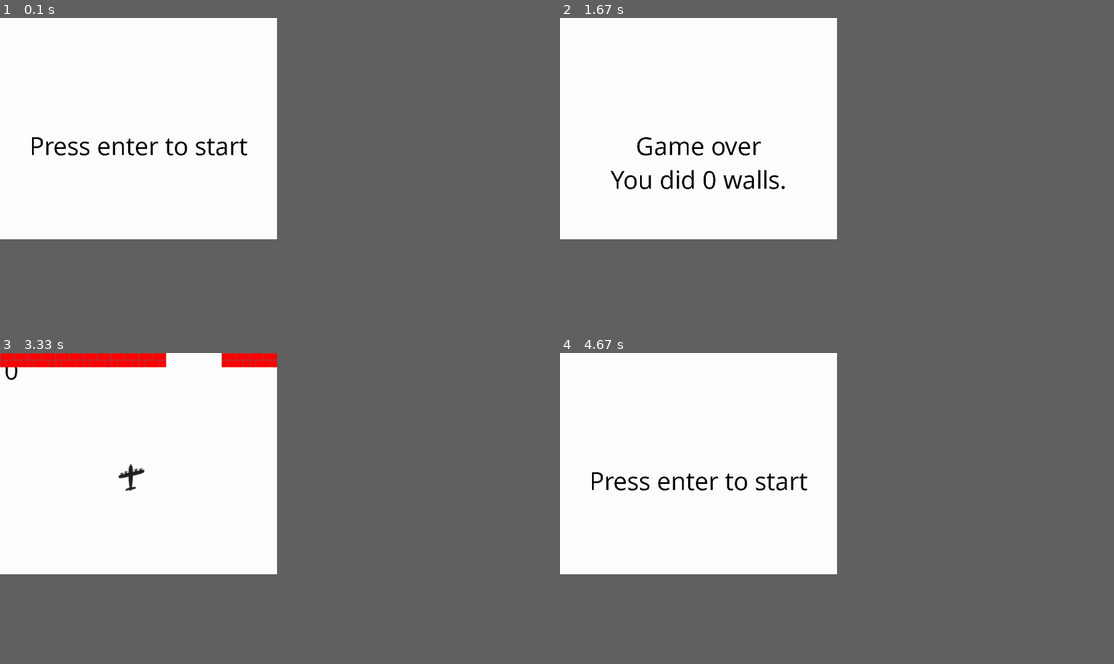
Above: before the commit, frames 1-4 (two rows, left to right).
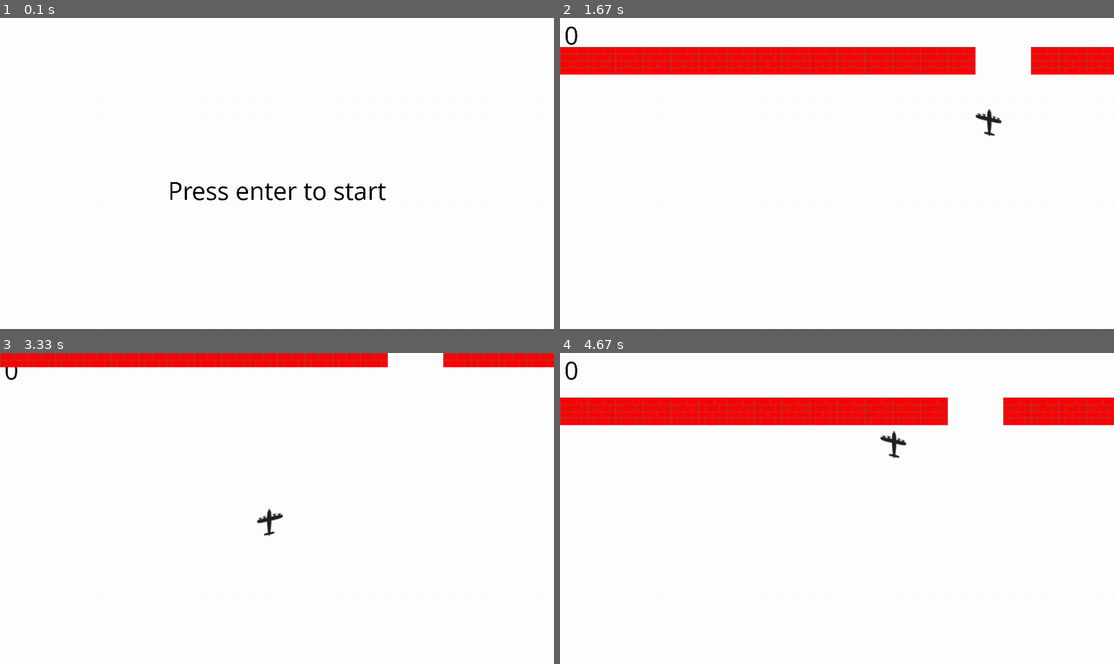
Above: after the commit, the same moments.

Repository: joseffallman/pygame_wallride
Game: pygame game, started from src/main.py
The game is run twice, just before and just after one commit, with the same random seed, the same clock (stepped at 60 frames per second) and the same inputs.
Inputs:
- Up to frame 1 (0.1 s): no input
- Up to frame 2 (1.67 s): tap Enter at 0.33 s; hold Right 0.67-1.13 s; hold Up 1.17-1.47 s; hold Right from 1.5 s (still down)
- Up to frame 3 (3.33 s): release Right at 1.97 s; hold Left 2-2.53 s; tap Enter at 2.57, 2.97 s; hold Left from 3.23 s (still down)
- Up to frame 4 (4.67 s): release Left at 3.63 s; hold Up 3.67-4.03 s; hold Right from 4.07 s (still down); tap Enter at 4.22 s
In our replay, the window is 450x360 before the commit and 900x506 after it. These sizes can differ from the game's own. Grey fills any space a smaller window leaves; there, only what the larger window draws over its background counts as a difference.

The runs differ from the first frame. In frame 1, 1.4% of the frame differs, in the area x 5-70%, y 38-59%; in frame 2, 9.2%, in the area x 0-100%, y 2-56%; in frame 3, 2.7%; in frame 4, 9.1%.

Commit message:
Refactor names and add comments

Diff:
--- a/src/gameover.py
+++ b/src/gameover.py
@@ -1,33 +1,46 @@
 import pygame
 from pygame.locals import K_RETURN
-from screens import Screen, Screens
+from page import Page, Pages
 
 
-class GameOver(Screen):
+class GameOver(Page):
     walls_completed: int
 
-    def __init__(self, all_screens, screen, font):
-        super().__init__(all_screens, screen, font)
+    def __init__(self, all_pages, screen, font):
+        super().__init__(all_pages, screen, font)
         self.walls_completed = 0
 
     def render(self, screen: pygame.Surface):
-        screen.fill((255,255,255))          # Rita ut en vit spelplan
+        # Rita ut en vit spelplan
+        screen.fill((255,255,255))
+
+        # Hämta storleken på skärmen för att senare räkna ut mitten
         screen_w, screen_h = screen.get_size()
+
+        # Bestäm vilken text som ska skrivas.
         text = "Game over"
         text2 = f"You did {self.walls_completed} walls."
+
+        # Räkna ut hur stor texten kommer bli
         text_w, text_h = self.myfont.size(text)
         text2_w, text2_h = self.myfont.size(text2)
+
+        # Skapa en bild med texten
         textsurface = self.myfont.render(text, False, (0, 0, 0))
         textsurface2 = self.myfont.render(text2, False, (0,0,0))
-        # Skapa en textrad
+
+        # Placera text-bilden på sidan
         screen.blit(textsurface,(screen_w//2-text_w/2, screen_h//2))
         screen.blit(textsurface2, (screen_w//2-text2_w/2, screen_h//2+text_h))
 
     def handle_events(self, events: list[pygame.event.Event], screen: pygame.Surface):
+        # Hantera alla tangentryckningar och touch
         for event in events:
             if event.type == pygame.QUIT:
                 pygame.quit()
                 exit(0)
 
+            # Om tangen trycks ner och den tangenten är 'return' eller om fingret lyfts upp från skärmen.
             if (event.type == pygame.KEYDOWN and event.key == K_RETURN) or event.type == pygame.FINGERUP:
-                self.next_screen = self.all_screens[Screens.StartScreen]
+                # Gå tillbaka till startskärmen
+                self.next_screen = self.all_pages[Pages.Start]
--- a/src/main.py
+++ b/src/main.py
@@ -1,37 +1,41 @@
-# 1 - Import library
+# Importa biblioteken som behövs.
 import pygame
 
-from screens import Screen, Screens
+from page import Page, Pages
 from gameover import GameOver
-from startscreen import StartScreen
-from playscreen import PlayScreen
+from startpage import StartPage
+from playpage import PlayPage
 
-# 2 - Initialize the game
+# Initialize the game
 pygame.init()
 pygame.font.init()
 myfont = pygame.font.SysFont('Comic Sans MS', 60)
 
+# Räkna ut skärmens storlek.
 info = pygame.display.Info()
-width, height = info.current_w,info.current_h
+windoWidth, windowHeight = info.current_w,info.current_h
+display = pygame.display.set_mode(size=(windoWidth, windowHeight), flags=pygame.RESIZABLE)
 
+# Skapa en ny rityta i önskad storlek som skalas upp till att passa skärmen.
 width, height = 64*10, 64*8
-screen=pygame.display.set_mode((width, height))
+screen = pygame.transform.scale(pygame.Surface((width, height)), (windoWidth, windowHeight))
 
+# Bestäm hur snabbt skärmen ska uppdateras, hur många "bilder i sekunden" ska visas på skärmen.
 frame = 50
 clock = pygame.time.Clock()
 
-# 3 - Skapa alla sidor som ska visas
-all_screens = {}
-all_screens[Screens.StartScreen] = StartScreen(all_screens, screen, myfont)
-all_screens[Screens.PlayScreen] = PlayScreen(all_screens, screen, myfont)
-all_screens[Screens.GameOver] = GameOver(all_screens, screen, myfont)
+# Skapa alla sidor som ska visas.
+all_pages = {}
+all_pages[Pages.Start] = StartPage(all_pages, screen, myfont)
+all_pages[Pages.Play] = PlayPage(all_pages, screen, myfont)
+all_pages[Pages.GameOver] = GameOver(all_pages, screen, myfont)
 
-running_screen: Screen = all_screens[Screens.StartScreen]
+running_screen: Page = all_pages[Pages.Start]
 # Loopa föralltid
 while 1:
     event_list = pygame.event.get()
 
-    # Hantera knapptryckningar
+    # Hantera knapptryckningar.
     running_screen.handle_events(event_list, screen)
 
     # Uppdatera vad som ska synas.
@@ -40,13 +44,17 @@
     # Rita upp allt igen.
     running_screen.render(screen)
 
-    # Uppdatera skärmen
-    pygame.display.flip()
+    # Placera den uppskalade ritytan på skärmen.
+    display.blit(screen,(0,0))
 
+    # Gå till nästa sida.
     if running_screen is not running_screen.next_screen:
         new_screen = running_screen.next_screen
         running_screen.restore()
         running_screen = new_screen
 
+    # Uppdatera skärmen.
+    pygame.display.flip()
 
+    # Vänta tills det är dags att uppdatera skärmen igen så vi håller önskad antal "bilder i sekunden".
     clock.tick(frame)
--- a/src/screens.py
+++ b/src/page.py
@@ -2,18 +2,21 @@
 import pygame
 from enum import Enum
 
-class Screens(Enum):
-    StartScreen = 1
-    PlayScreen = 2
+
+# Bara för att förenkla vilka olika sidor vi vill använda
+class Pages(Enum):
+    Start = 1
+    Play = 2
     GameOver = 3
 
-class Screen(ABC):
+# Definera vad en sida ska innehålla för funktioner.
+class Page(ABC):
+    """Abstract class to define a page."""
     myfont: pygame.font.Font
 
-    """Abstract class to define a screen or page."""
-    def __init__(self, all_screens: dict, screen: pygame.Surface, font: pygame.font.Font):
-        self.next_screen: Screen = self
-        self.all_screens = all_screens
+    def __init__(self, all_pages: dict, screen: pygame.Surface, font: pygame.font.Font):
+        self.next_screen: Page = self
+        self.all_pages = all_pages
         self.myfont = font
 
     def restore(self):
--- a/src/playscreen.py
+++ b/src/playpage.py
@@ -1,6 +1,6 @@
 import pygame
 from pygame.locals import K_UP, K_DOWN, K_RIGHT, K_LEFT
-from screens import Screen, Screens
+from page import Page, Pages
 from wall import Wall
 
 wall = pygame.image.load("src/wall.png")
@@ -8,33 +8,40 @@
 playerH = pygame.image.load("src/plan_H.png")
 playerV = pygame.image.load("src/plan_V.png")
 
+
+# Skapa några konstanter som underlättar åt vilket håll spelaren rör sig
 LEFT = 0
 RIGHT = 1
 UP = 2
 DOWN = 3
 
-class PlayScreen(Screen):
+class PlayPage(Page):
 
-    def __init__(self, all_screens, screen, font):
-        super().__init__(all_screens, screen, font)
+    def __init__(self, all_pages, screen, font):
+        super().__init__(all_pages, screen, font)
 
+        # Spara skärmen i en variabel för att återanvända den senare.
         self.screen = screen
-        self.clear()
+        self.new()
 
     def restore(self):
         super().restore()
-        self.clear()
+        self.new()
 
-    def clear(self):
-        # Skapa en ny vägg
+    def new(self):
+        # Skapa en ny vägg med skärmens storlekar.
         self.screen_w, self.screen_h = self.screen.get_size()
         self.wall = Wall(wall, self.screen_w, self.screen_h)
+
+        # Bestäm var spelaren ska vara i början
         self.player_x = self.screen_w//2
         self.player_y = self.screen_h//2
 
+        # Skapa variabeln som håller åt vilket håll spelaren vill röra sig.
         self.keys = [False, False, False, False]
 
     def update(self):
+        # Uppdatera väggen.
         self.wall.update()
 
         # Uppdatera spelarens position
@@ -44,6 +51,7 @@
         elif self.keys[DOWN]:
             if self.player_y < self.screen_h-64:
                 self.player_y += 10
+
         if self.keys[LEFT]:
             if self.player_x > 0:
                 self.player_x -= 10
@@ -52,6 +60,7 @@
                 self.player_x += 10
 
     def render(self, screen: pygame.Surface):
+        # Rita ut en vit spelplan
         screen.fill((255,255,255))
 
         # Bestäm vilken bild som ska synas för spelaren
@@ -61,18 +70,24 @@
             playerImage = playerH
         else:
             playerImage = player
+        # Skapa spelarbilden på spelarens position.
         player_rect = screen.blit(playerImage, (self.player_x, self.player_y))
 
+        # Skriv ut antal avklarade väggar.
         textsurface = self.myfont.render(str(self.wall.walls_completed), False, (0, 0, 0))
         screen.blit(textsurface,(10, 0))
 
+        # Lägg till väggen på skärmen.
         self.wall.render(screen)
 
+        # Kontrollera om väggen krockar med spelaren.
         if self.wall.collide(player_rect):
-            self.next_screen = self.all_screens[Screens.GameOver]
+            # Gå till GameOver sidan och spara antal avklarade väggar.
+            self.next_screen = self.all_pages[Pages.GameOver]
             self.next_screen.walls_completed = self.wall.walls_completed
 
     def handle_events(self, events: list[pygame.event.Event], screen: pygame.Surface):
+        # Hantera alla tangentryckningar och touch
         for event in events:
             if event.type == pygame.QUIT:
                 pygame.quit()
@@ -98,19 +113,25 @@
                 elif event.key==pygame.K_RIGHT:
                     self.keys[RIGHT]=False
 
-            # Touch
+            # Om ett finger trycks ned på touchskärmen.
             if event.type == pygame.FINGERDOWN:
+                # Kontrollera vart fingret trycks ned.
                 finger_x = event.x * screen.get_width()
                 finger_y = event.y * screen.get_height()
+
+                # Om fingret är till vänster eller höger om spelaren.
                 if finger_x < self.player_x:
                     self.keys[LEFT] = True
                 else:
                     self.keys[RIGHT] = True
-                #if finger_y < self.player_y:
-                    #keys[UP] = True
-                #else:
-                    #keys[DOWN] = True
 
+                # Om fingret är ovanför eller under spelaren.
+                if finger_y < self.player_y:
+                    self.keys[UP] = True
+                else:
+                    self.keys[DOWN] = True
+
+            # Om fingret lyfts upp från touchskärmen.
             if event.type == pygame.FINGERUP:
                 self.keys[RIGHT] = False
                 self.keys[LEFT] = False
--- a/src/startscreen.py
+++ b/src/startpage.py
@@ -1,34 +1,41 @@
 import pygame
 from pygame.locals import K_RETURN
-from screens import Screen, Screens
-
-from playscreen import PlayScreen
+from page import Page, Pages
 
 
-class StartScreen(Screen):
+class StartPage(Page):
 
-    def __init__(self, all_screens, screen, font):
-        super().__init__(all_screens, screen, font)
+    def __init__(self, all_pages, screen, font):
+        super().__init__(all_pages, screen, font)
 
     def render(self, screen: pygame.Surface):
         # Rita ut en vit spelplan
         screen.fill((255,255,255))
+
+        # Hämta storleken på skärmen för att senare räkna ut mitten
         screen_w, screen_h = screen.get_size()
+
+        # Bestäm vilken text som ska skrivas.
         text = "Press enter to start"
+
+        # Räkna ut hur stor texten kommer bli
         text_w, text_h = self.myfont.size(text)
-        # Skapa en textrad
+
+        # Skapa en bild med texten
         textsurface = self.myfont.render(text, False, (0, 0, 0))
+
+        # Placera text-bilden på sidan
         screen.blit(textsurface,(screen_w//2-text_w/2, screen_h//2))
 
     def handle_events(self, events: list[pygame.event.Event], screen: pygame.Surface):
+        # Hantera alla tangentryckningar och touch
         for event in events:
             if event.type == pygame.QUIT:
                 pygame.quit()
                 exit(0)
 
+
+            # Om tangen trycks ner och den tangenten är 'return' eller om fingret lyfts upp från skärmen.
             if (event.type == pygame.KEYDOWN and event.key==K_RETURN) or event.type == pygame.FINGERUP:
-                # Start game
-                # self.all_screens[Screens.PlayScreen] = PlayScreen(self.all_screens, screen, self.myfont)
-                # self.all_screens[Screens.PlayScreen].clear(screen)
-                # self.next_screen = PlayScreen(self.all_screens, screen, self.myfont)
-                self.next_screen = self.all_screens[Screens.PlayScreen]
+                # Starta spelet
+                self.next_screen = self.all_pages[Pages.Play]
